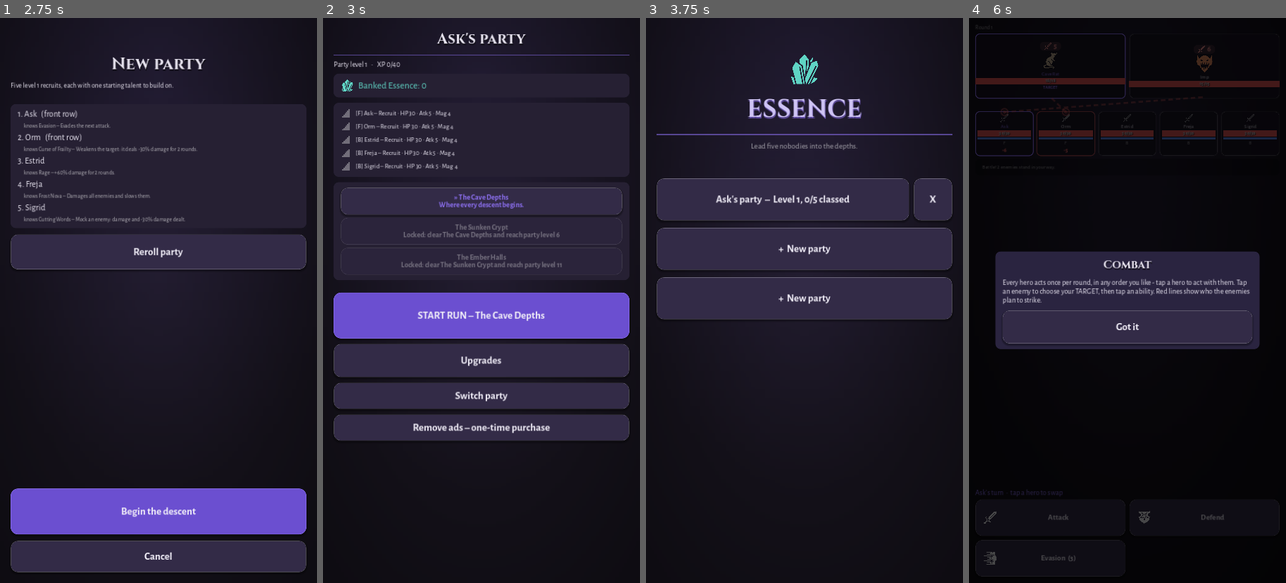
Above: before the commit, frames 1-4 (left to right).
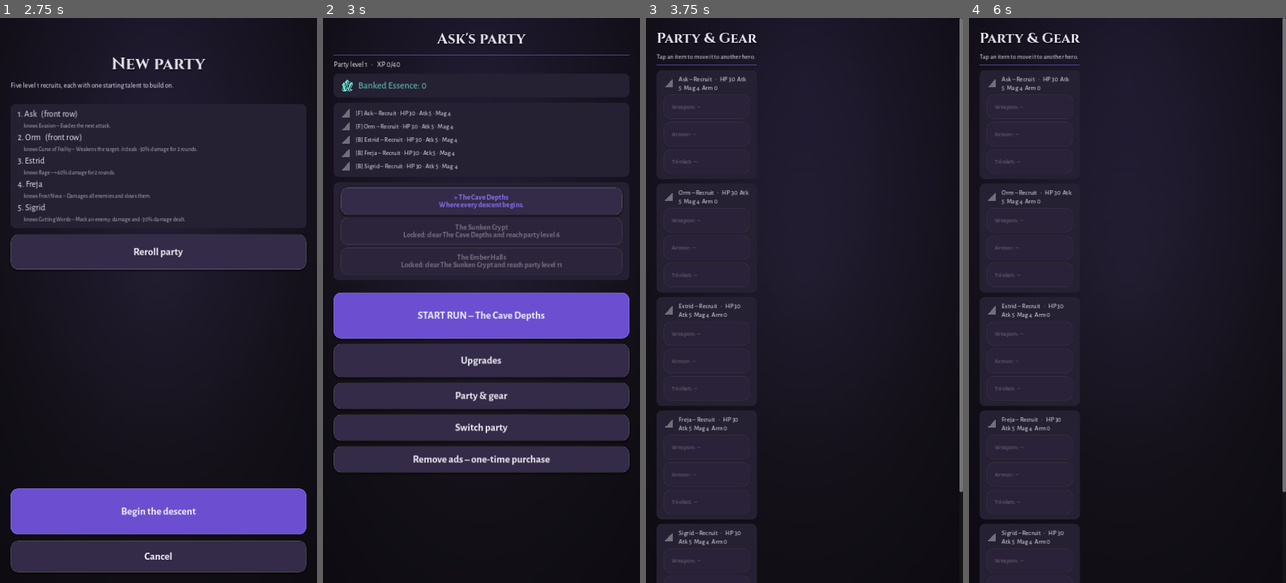
Above: after the commit, the same moments.

Repository: DrDev1337/Dreamapp
Game: Godot game, scene res://scenes/main.tscn
Same seed, same stepped clock (60 frames per second), same inputs: the game is played once before the commit and once after it.
Inputs (mouse positions are in pixels of both pictures, inside the frame that each line leads up to):
- Up to frame 1 (2.75 s): click "+ New party" at 0.5 s; click "Cancel" at 1.25 s; click "+ New party" at 2 s
- Up to frame 2 (3 s): click "Begin the descent" at 2.75 s
- Up to frame 3 (3.75 s): click (804, 396) at 3.5 s, where only the run after the commit has a clickable "Party & gear"
- Up to frame 4 (6 s): click (1105, 198) at 4.25 s, where only the run before the commit has a clickable "Ask's party – Level 1, 0/5 cl…"; click (1127, 317) at 5 s, where only the run before the commit has a clickable "START RUN – The Cave Depths"; click (1127, 520) at 5.75 s, where only the run before the commit has a clickable "Descend – Depth 1: Battle"

Frame 1 is identical in both runs. In frame 2, 4.7% of the frame differs, in the area x 3-97%, y 66-81%; in frame 3, 28%; in frame 4, 54%, in the area x 2-100%, y 0-100%.

Commit message:
Wider threat corridor, ability tooltips, gear management screen
- Threat-line corridor between enemies and heroes widened 16 -> 36px
  so line directions are easy to follow without crossing text
- Long-press any ability button to see what it does (description, mana
  cost, recharge, power, hits) - release after the popup does not fire
  the ability
- New Party & Gear screen (hub): every hero's weapon/armor/trinket
  listed with rarity colors; tap an item to move it to another hero,
  swapping with whatever they had in that slot so nothing is lost.
  PartyState.swap_equipment covered by tests

Co-Authored-By: Claude Fable 5 <noreply@anthropic.com>
Claude-Session: https://claude.ai/code/session_019aKYy591HB2eGFWw2i1t2D

Diff:
--- a/src/core/party.gd
+++ b/src/core/party.gd
@@ -68,6 +68,18 @@
 	return int(dungeon_clears.get(dungeon_id, 0))
 
 
+## Byter föremål i en slot mellan två hjältar (inventory-hantering).
+## Fungerar även när ena sidan är tom = flytta föremålet.
+func swap_equipment(from_index: int, to_index: int, slot: String) -> void:
+	if from_index == to_index:
+		return
+	if from_index < 0 or from_index >= heroes.size() or to_index < 0 or to_index >= heroes.size():
+		return
+	var moved: Dictionary = heroes[from_index].equipment.get(slot, {})
+	heroes[from_index].equipment[slot] = heroes[to_index].equipment.get(slot, {})
+	heroes[to_index].equipment[slot] = moved
+
+
 func to_dict() -> Dictionary:
 	return {
 		"party_name": party_name,
--- a/src/ui/combat_screen.gd
+++ b/src/ui/combat_screen.gd
@@ -26,6 +26,12 @@
 var turn_label: Label
 var bottom_area: VBoxContainer
 var ability_buttons := {}  # ability_id -> Button
+
+# Long-press på en förmågeknapp visar förklaringen i stället för att
+# använda förmågan (mobilkonvention för tooltips).
+var press_timer: Timer
+var _press_ability_id := ""
+var _long_press_fired := false
 
 
 ## Ritar hotlinjer från varje fiende till hjälten den siktar på
@@ -119,8 +125,9 @@
 		enemy_widgets.append(widget)
 	layout.add_child(enemies_row)
 
-	# Hotlinjernas korridor – enda ytan linjerna korsar.
-	layout.add_child(UIKit.spacer(16))
+	# Hotlinjernas korridor – enda ytan linjerna korsar. Tillräckligt
+	# hög för att linjernas riktning ska gå att följa med ögat.
+	layout.add_child(UIKit.spacer(36))
 
 	var heroes_row := HBoxContainer.new()
 	heroes_row.add_theme_constant_override("separation", 6)
@@ -325,9 +332,45 @@
 		button.add_theme_color_override("icon_disabled_color", Color(1, 1, 1, 0.3))
 		button.add_theme_font_size_override("font_size", 18)
 		button.pressed.connect(func(): _use_ability(id))
+		button.button_down.connect(func(): _start_press(id))
+		button.button_up.connect(func(): press_timer.stop())
 		ability_buttons[id] = button
 		grid.add_child(button)
 	bottom_area.add_child(grid)
+
+	press_timer = Timer.new()
+	press_timer.one_shot = true
+	press_timer.wait_time = 0.45
+	press_timer.timeout.connect(_show_ability_info)
+	add_child(press_timer)
+
+
+func _start_press(ability_id: String) -> void:
+	_press_ability_id = ability_id
+	_long_press_fired = false
+	press_timer.start()
+
+
+## Håll inne = förklaring (namn, effekt, kostnad, cooldown).
+func _show_ability_info() -> void:
+	_long_press_fired = true
+	var ability := Abilities.get_ability(_press_ability_id)
+	if ability.is_empty():
+		return
+	var parts: Array = [String(ability["desc"])]
+	var stat_bits: Array = []
+	if int(ability["mana_cost"]) > 0:
+		stat_bits.append("Mana: %d" % int(ability["mana_cost"]))
+	if int(ability["cooldown"]) > 0:
+		stat_bits.append("Recharge: %d turns" % int(ability["cooldown"]))
+	if float(ability["power"]) > 0.0 and String(ability["kind"]) in ["physical", "magic", "heal"]:
+		var stat_name := "magic" if String(ability["kind"]) in ["magic", "heal"] else "attack"
+		stat_bits.append("Power: %.1f x %s" % [float(ability["power"]), stat_name])
+	if int(ability.get("hits", 1)) > 1:
+		stat_bits.append("Hits: %d" % int(ability["hits"]))
+	if not stat_bits.is_empty():
+		parts.append("  ·  ".join(stat_bits))
+	UIKit.popup(self, String(ability["name"]), "\n".join(parts))
 
 
 ## Intent-chip: attacker visar bara siffran, övrigt ett kort ord.
@@ -511,6 +554,10 @@
 
 
 func _use_ability(ability_id: String) -> void:
+	# Släpp efter long-press = tooltipen visades, använd inte förmågan.
+	if _long_press_fired:
+		_long_press_fired = false
+		return
 	var hero_hp_before: Array = engine.heroes.map(func(h): return int(h["hp"]))
 	var enemy_hp_before: Array = engine.enemies.map(func(e): return int(e["hp"]))
 	var enemy_acted_before: Array = engine.enemies.map(func(e): return e.get("acted", false))
--- a/src/ui/hub_screen.gd
+++ b/src/ui/hub_screen.gd
@@ -75,6 +75,10 @@
 	shop_button.pressed.connect(func(): main.show_shop("hub"))
 	layout.add_child(shop_button)
 
+	var gear_button := UIKit.big_button("Party & gear", 60)
+	gear_button.pressed.connect(main.show_party)
+	layout.add_child(gear_button)
+
 	var switch_button := UIKit.big_button("Switch party", 60)
 	switch_button.pressed.connect(main.show_slots)
 	layout.add_child(switch_button)
--- a/src/ui/main.gd
+++ b/src/ui/main.gd
@@ -17,6 +17,7 @@
 const LevelUpScreen := preload("res://src/ui/levelup_screen.gd")
 const DeathScreen := preload("res://src/ui/death_screen.gd")
 const VictoryScreen := preload("res://src/ui/victory_screen.gd")
+const PartyScreen := preload("res://src/ui/party_screen.gd")
 
 var current_screen: Control = null
 
@@ -87,6 +88,10 @@
 
 func show_hub() -> void:
 	_goto(HubScreen)
+
+
+func show_party() -> void:
+	_goto(PartyScreen)
 
 
 func show_shop(context: String) -> void:
--- /dev/null
+++ b/src/ui/party_screen.gd
@@ -0,0 +1,120 @@
+extends ScreenBase
+## Party & Gear: inventory-hantering. Visar alla hjältars utrustning
+## per slot; tryck på ett föremål för att flytta/byta det till en annan
+## hjälte (samma slot – byten går alltid åt båda hållen).
+
+const SLOTS := ["weapon", "armor", "trinket"]
+const SLOT_LABELS := {"weapon": "Weapon", "armor": "Armor", "trinket": "Trinket"}
+
+
+func build() -> void:
+	var party: PartyState = Game.party
+	var scroll := ScrollContainer.new()
+	scroll.set_anchors_and_offsets_preset(Control.PRESET_FULL_RECT)
+	add_child(scroll)
+	var layout := VBoxContainer.new()
+	layout.size_flags_horizontal = Control.SIZE_EXPAND_FILL
+	layout.add_theme_constant_override("separation", 10)
+	scroll.add_child(UIKit.vmargin(layout))
+
+	layout.add_child(UIKit.title("Party & Gear", 32))
+	layout.add_child(UIKit.body("Tap an item to move it to another hero.", 15))
+	layout.add_child(UIKit.divider())
+
+	for i in party.heroes.size():
+		layout.add_child(_hero_panel(party, i))
+
+	layout.add_child(UIKit.spacer(6))
+	var back_button := UIKit.big_button("Back to hub", 84)
+	back_button.pressed.connect(main.show_hub)
+	layout.add_child(back_button)
+
+
+func _hero_panel(party: PartyState, index: int) -> Control:
+	var hero: Hero = party.heroes[index]
+	var panel := UIKit.panel()
+	var box := VBoxContainer.new()
+	box.add_theme_constant_override("separation", 6)
+
+	var class_label: String = LevelUp.AXIS_LABELS.get(hero.class_identity, "Recruit")
+	var header := UIKit.body(
+		(
+			"%s – %s   ·   HP %d  Atk %d  Mag %d  Arm %d"
+			% [
+				hero.hero_name,
+				class_label,
+				hero.total_stat("max_hp", party),
+				hero.total_stat("attack", party),
+				hero.total_stat("magic", party),
+				hero.total_stat("armor", party)
+			]
+		),
+		15
+	)
+	var emblem: Texture2D = Icons.CLASS_EMBLEM.get(hero.class_identity, Icons.STAIRS)
+	var tint: Color = UIKit.COLOR_ACCENT if hero.class_identity != "" else Color(1, 1, 1, 0.35)
+	box.add_child(Icons.labeled(emblem, header, 24, tint))
+
+	for slot in SLOTS:
+		box.add_child(_slot_row(party, index, slot))
+	panel.add_child(box)
+	return panel
+
+
+func _slot_row(party: PartyState, index: int, slot: String) -> Control:
+	var item: Dictionary = party.heroes[index].equipment.get(slot, {})
+	var button := UIKit.big_button("", 56)
+	button.add_theme_font_size_override("font_size", 15)
+	button.alignment = HORIZONTAL_ALIGNMENT_LEFT
+	if item.is_empty():
+		button.text = "%s:  –" % SLOT_LABELS[slot]
+		button.disabled = true
+		button.modulate = Color(1, 1, 1, 0.6)
+	else:
+		button.text = "%s:  %s" % [SLOT_LABELS[slot], Items.describe(item)]
+		var rarity_color: Color = UIKit.RARITY_COLORS.get(item.get("rarity", "common"), Color.WHITE)
+		button.add_theme_color_override("font_color", rarity_color)
+		button.pressed.connect(func(): _open_move_menu(party, index, slot))
+	return button
+
+
+## Flyttmenyn: välj mottagare. Har mottagaren något i samma slot byts
+## föremålen – inget försvinner någonsin.
+func _open_move_menu(party: PartyState, from_index: int, slot: String) -> void:
+	var item: Dictionary = party.heroes[from_index].equipment.get(slot, {})
+	var dim := ColorRect.new()
+	dim.color = Color(0, 0, 0, 0.7)
+	dim.z_index = 100
+	dim.set_anchors_and_offsets_preset(Control.PRESET_FULL_RECT)
+	add_child(dim)
+	var center := CenterContainer.new()
+	center.set_anchors_and_offsets_preset(Control.PRESET_FULL_RECT)
+	dim.add_child(center)
+	var panel := UIKit.panel(Color("2a2440"))
+	panel.custom_minimum_size = Vector2(620, 0)
+	center.add_child(panel)
+	var box := VBoxContainer.new()
+	box.add_theme_constant_override("separation", 8)
+	panel.add_child(box)
+	box.add_child(UIKit.title("Move %s" % Items.describe(item), 20))
+	for i in party.heroes.size():
+		if i == from_index:
+			continue
+		var other: Hero = party.heroes[i]
+		var current: Dictionary = other.equipment.get(slot, {})
+		var swap_note := (
+			"  (swaps with %s)" % Items.describe(current) if not current.is_empty() else ""
+		)
+		var target_button := UIKit.big_button("%s%s" % [other.hero_name, swap_note], 62)
+		target_button.add_theme_font_size_override("font_size", 16)
+		target_button.pressed.connect(
+			func():
+				party.swap_equipment(from_index, i, slot)
+				Game.save_game()
+				dim.queue_free()
+				rebuild()
+		)
+		box.add_child(target_button)
+	var cancel_button := UIKit.big_button("Cancel", 62)
+	cancel_button.pressed.connect(dim.queue_free)
+	box.add_child(cancel_button)
--- a/tests/run_tests.gd
+++ b/tests/run_tests.gd
@@ -614,6 +614,21 @@
 		"föremålet är utrustat på vald hjälte"
 	)
 	check(run.unsecured_items.size() == 1, "osäkrat föremål spåras för wipe-drop (US-5.2)")
+	# Inventory-hantering: flytta/byta föremål mellan hjältar (samma slot).
+	var slot := String(common["slot"])
+	var other := (best + 1) % party.heroes.size()
+	party.swap_equipment(best, other, slot)
+	check(party.heroes[best].equipment[slot].is_empty(), "flytt tömmer avsändarens slot")
+	check(not party.heroes[other].equipment[slot].is_empty(), "flytt fyller mottagarens slot")
+	party.heroes[best].equipment[slot] = epic
+	party.swap_equipment(best, other, slot)
+	check(
+		(
+			String(party.heroes[best].equipment[slot].get("rarity", "")) == "common"
+			and String(party.heroes[other].equipment[slot].get("rarity", "")) == "epic"
+		),
+		"byte swappar föremålen – inget försvinner"
+	)
 
 
 func test_serialization() -> void:
